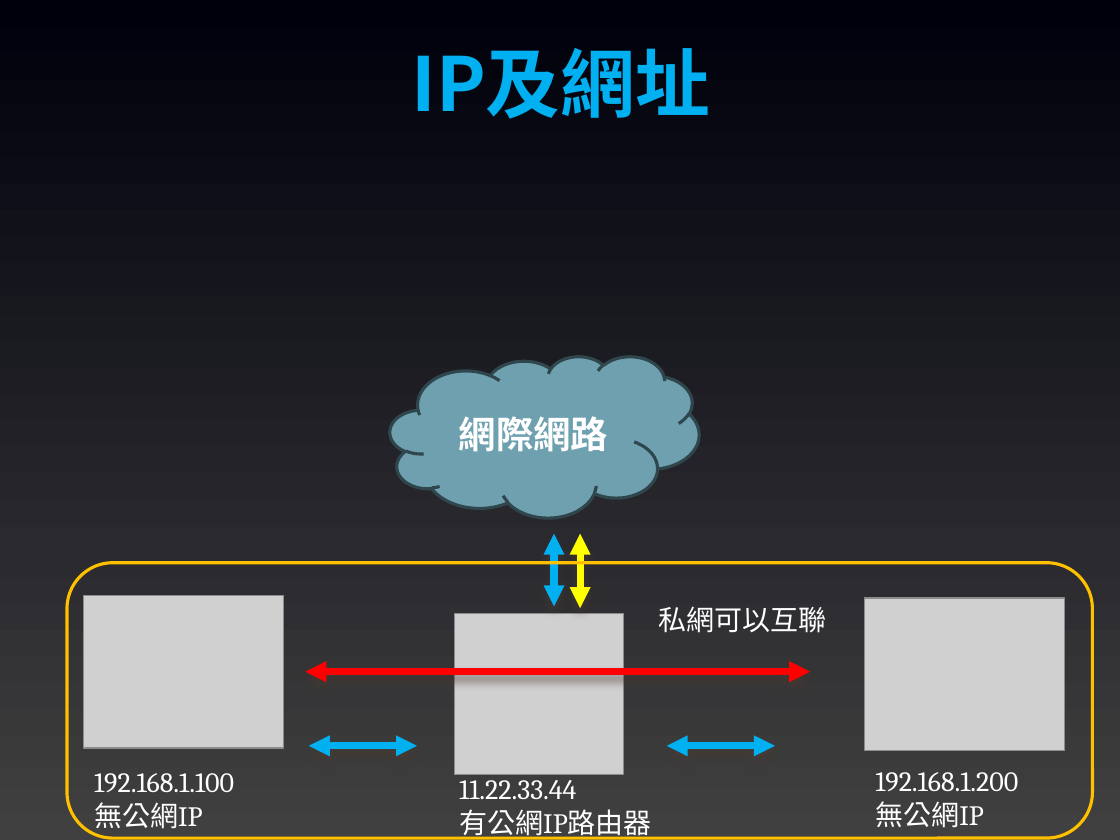
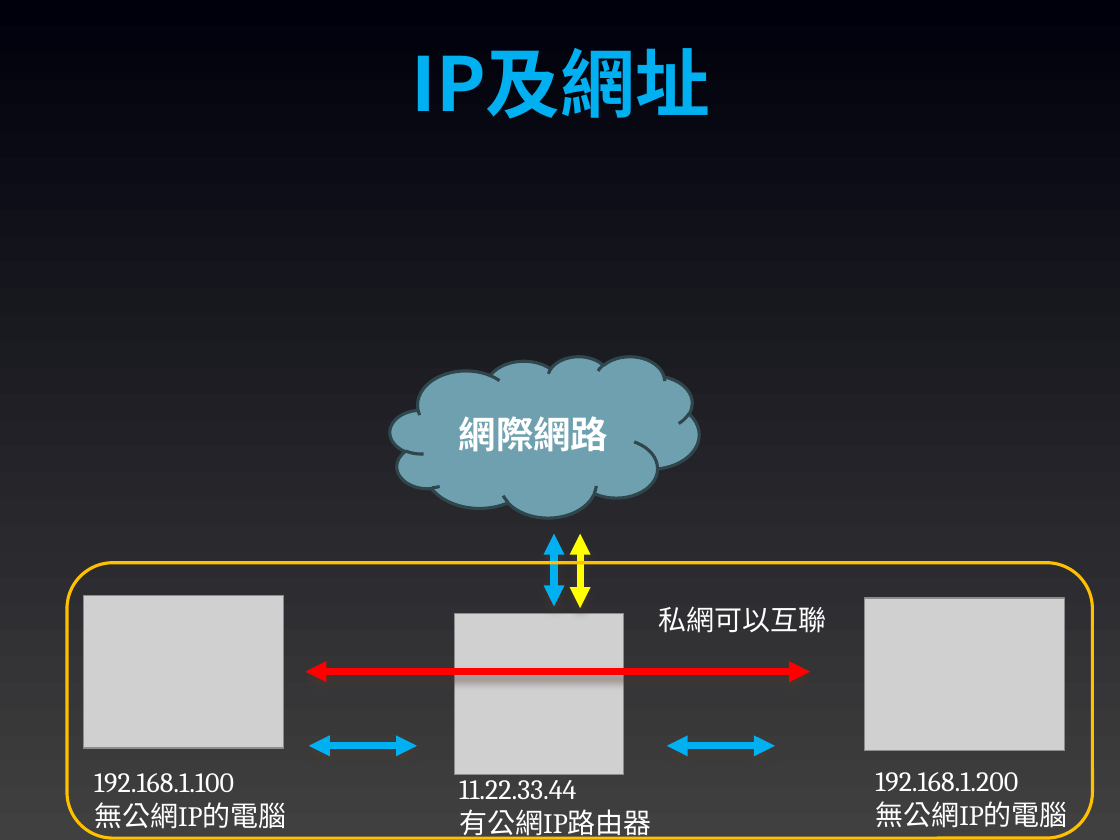
Before and after one commit to joshhu/sculinebot2024, a slide deck: slide 14 of Slides/04. ngrok、docker及OpenAI.pptx (slide 13 before the commit). Drawn at 1120x840 pixels with LibreOffice and Linux fonts; fonts in the diff are those of the drawing; grey boxes stand for pictures. Boxes give left, top, right and bottom in pixels: in the first picture for what was removed or moved away, otherwise in the second. Text is boxed around its words. In the diff, an @@ line names an element or a change of style, - is before the commit and + after.

```diff
--- a/Slides/04. ngrok、docker及OpenAI.pptx
+++ b/Slides/04. ngrok、docker及OpenAI.pptx
@@ text at (94, 802, 287, 834): text changed @@
-無公網IP
+無公網IP的電腦
@@ text at (875, 801, 1068, 833): text changed @@
-無公網IP
+無公網IP的電腦
```
Also in this commit, not shown: 7 other slides changed, 2 slides added, 2 other files.
